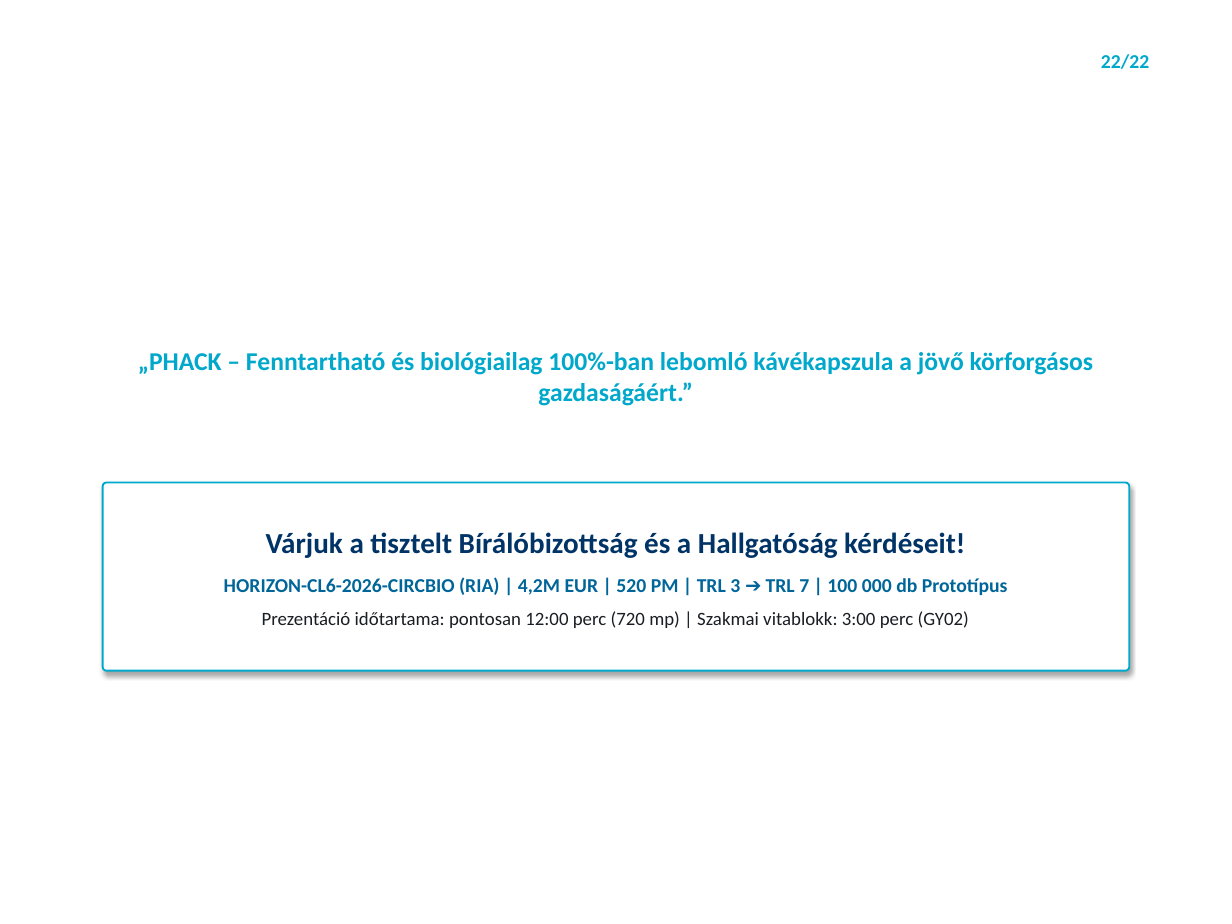
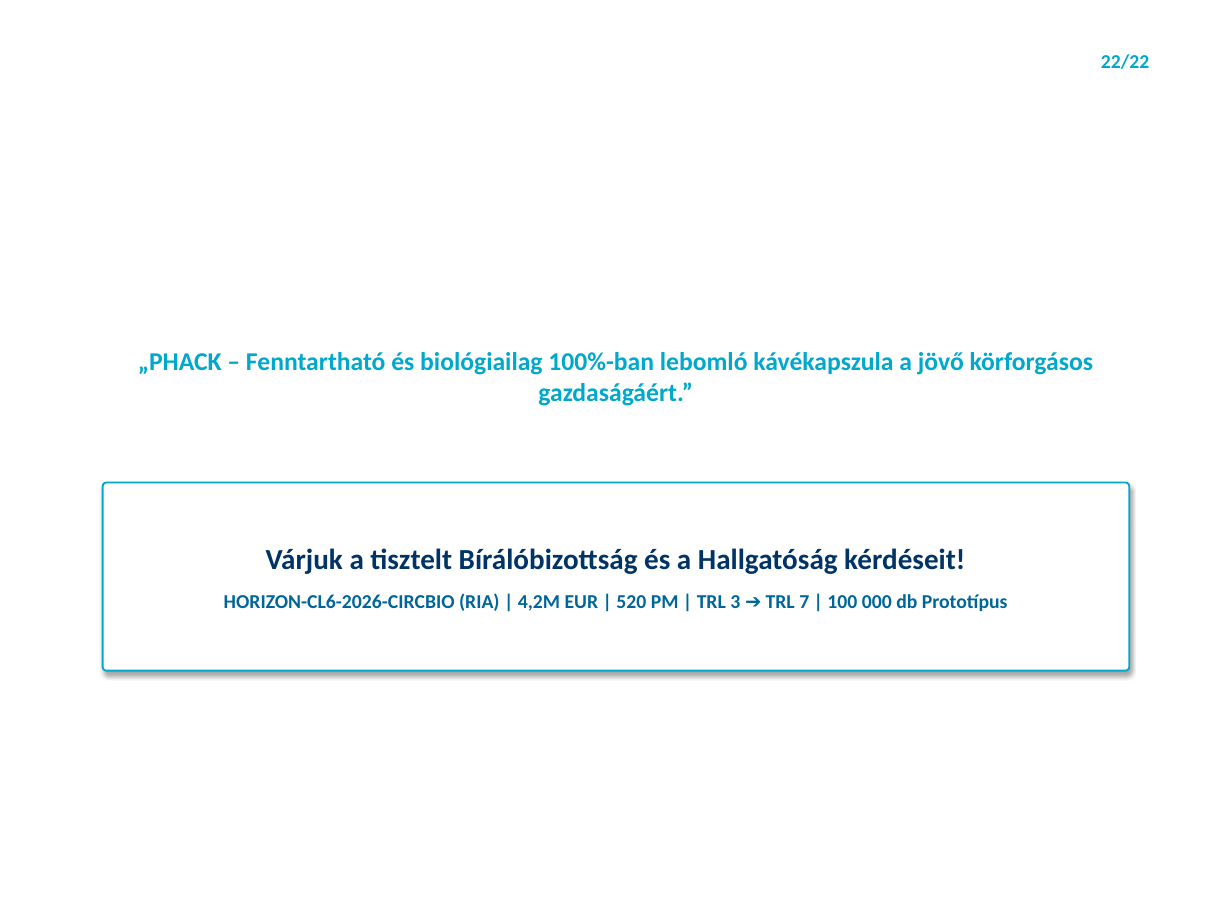
Before and after one commit to RMarci44/Fenntarthato-hulladek-projekt, a slide deck: slide 22 of PHACK_Prezentacio_Vegleges.pptx. Drawn at 1232x924 pixels with LibreOffice and Linux fonts; fonts in the diff are those of the drawing; background and template pictures are left out. Boxes give left, top, right and bottom in pixels: in the first picture for what was removed or moved away, otherwise in the second. Text is boxed around its words. In the diff, an @@ line names an element or a change of style, - is before the commit and + after.

```diff
--- a/PHACK_Prezentacio_Vegleges.pptx
+++ b/PHACK_Prezentacio_Vegleges.pptx
@@ text "Várjuk a tisztelt Bírálóbizottság és ...": place and size @@
-text "Várjuk a tisztelt Bírálóbizottság és ..." at <box>224,532,1008,628</box>
+text "Várjuk a tisztelt Bírálóbizottság és ..." at <box>224,548,1008,611</box>
@@ text at <box>262,611,969,628</box>: paragraph removed @@
-Prezentáció időtartama: pontosan 12:00 perc (720 mp) | Szakmai vitablokk: 3:00 perc (GY02)
```
Also in this commit, not shown: 5 other slides changed.
